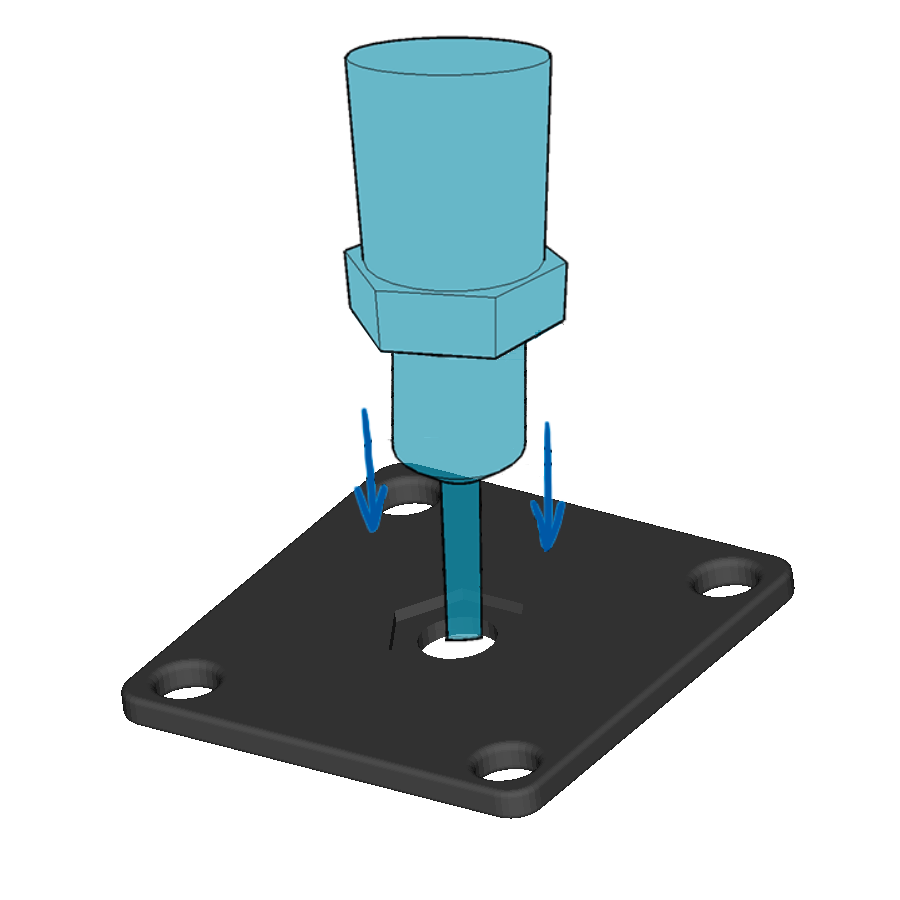
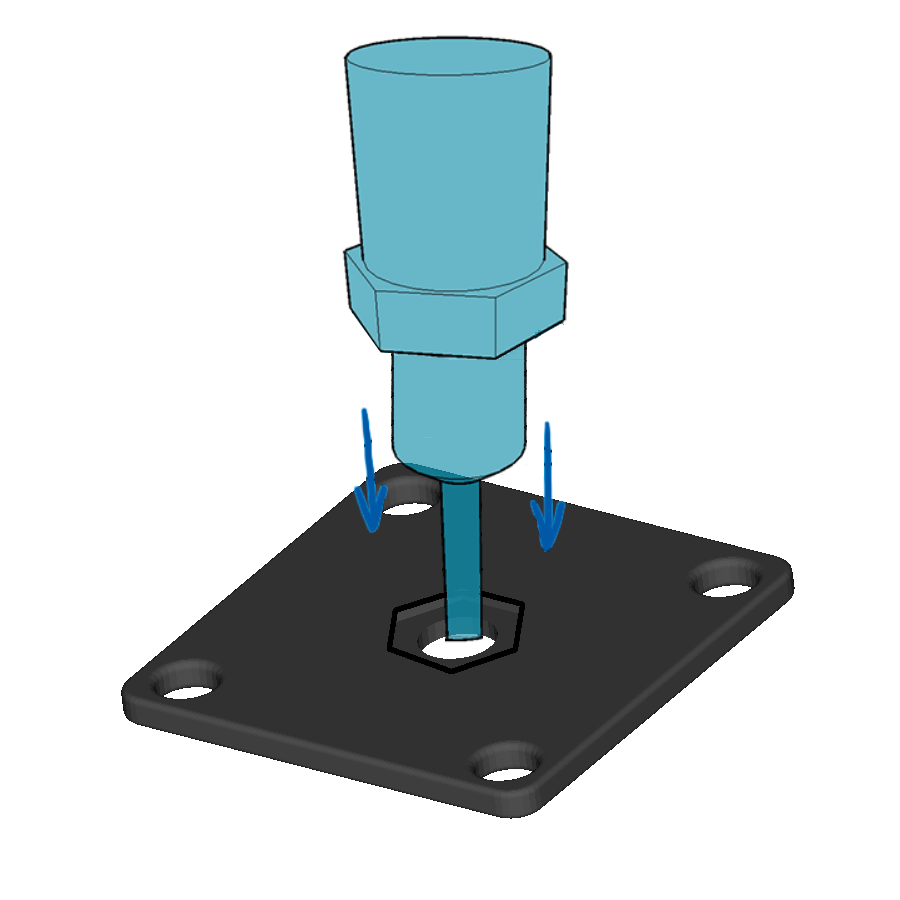
Comparing the layer stacks of the two w=900, h=900 images. Changes:
painted on "Pasted Layer" over [387, 439, 525, 674]
